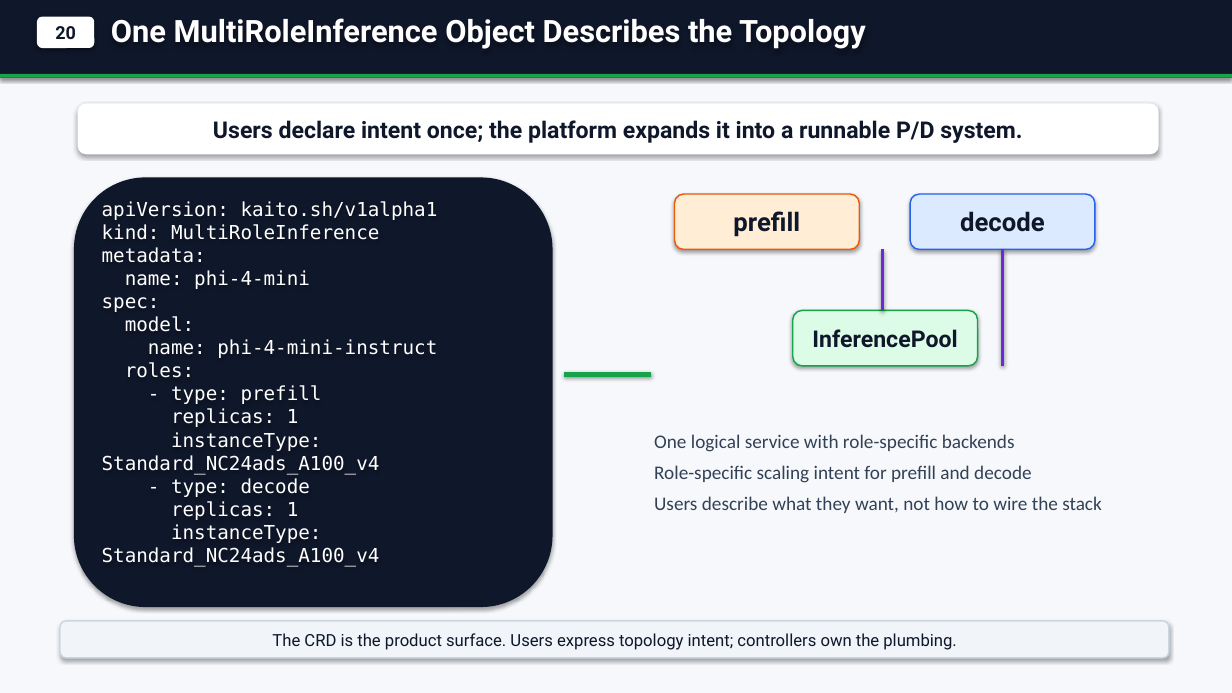
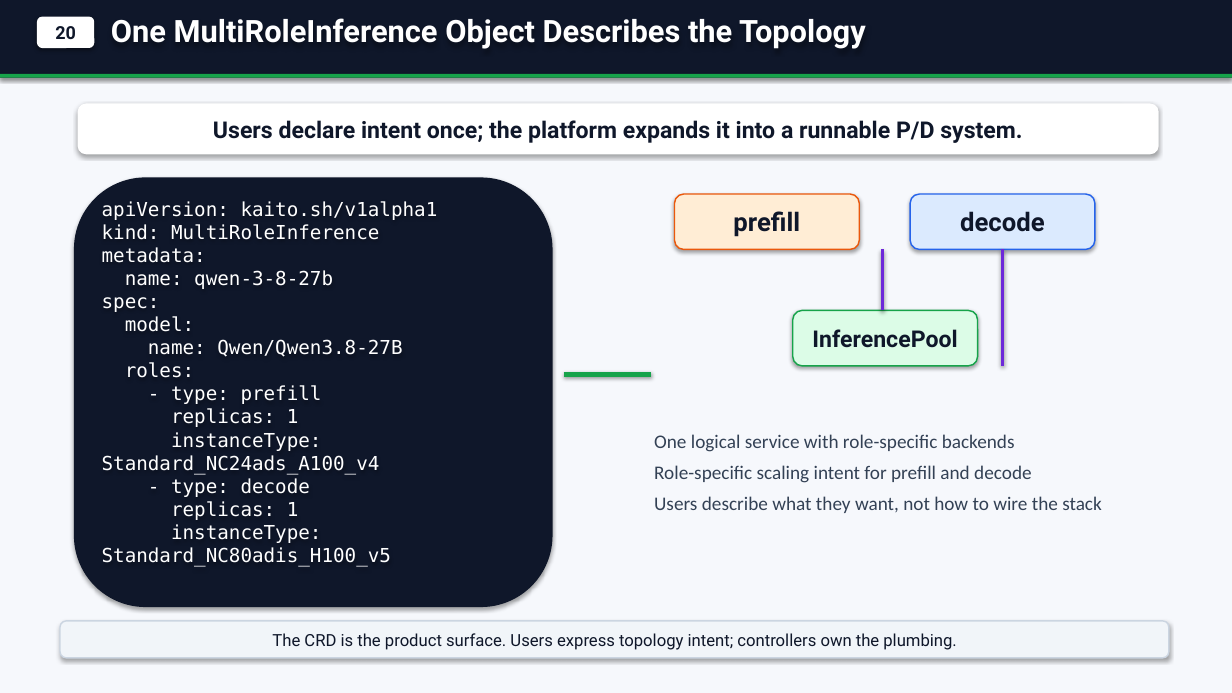
Before and after one commit to andyzhangx/demo, a slide deck: slide 5 of llm/kaito-llm-d-pd-slides.pptx. Drawn at 1232x693 pixels with LibreOffice and Linux fonts; fonts in the diff are those of the drawing. Boxes give left, top, right and bottom in pixels: in the first picture for what was removed or moved away, otherwise in the second. Text is boxed around its words. In the diff, an @@ line names an element or a change of style, - is before the commit and + after.

Commit message:
docs: switch pd slide example to qwen 3.8 27b

```diff
--- a/llm/kaito-llm-d-pd-slides.pptx
+++ b/llm/kaito-llm-d-pd-slides.pptx
@@ text at box(102, 201, 438, 567): text changed @@
-apiVersion: kaito.sh/v1alpha1
-kind: MultiRoleInference
-metadata:
-name: phi-4-mini
-spec:
-model:
-name: phi-4-mini-instruct
-roles:
-- type: prefill
-replicas: 1
-instanceType: Standard_NC24ads_A100_v4
-- type: decode
-replicas: 1
-instanceType: Standard_NC24ads_A100_v4
+apiVersion: kaito.sh/v1alpha1
+kind: MultiRoleInference
+metadata:
+name: qwen-3-8-27b
+spec:
+model:
+name: Qwen/Qwen3.8-27B
+roles:
+- type: prefill
+replicas: 1
+instanceType: Standard_NC24ads_A100_v4
+- type: decode
+replicas: 1
+instanceType: Standard_NC80adis_H100_v5
```
Also in this commit, not shown: 2 other files.
